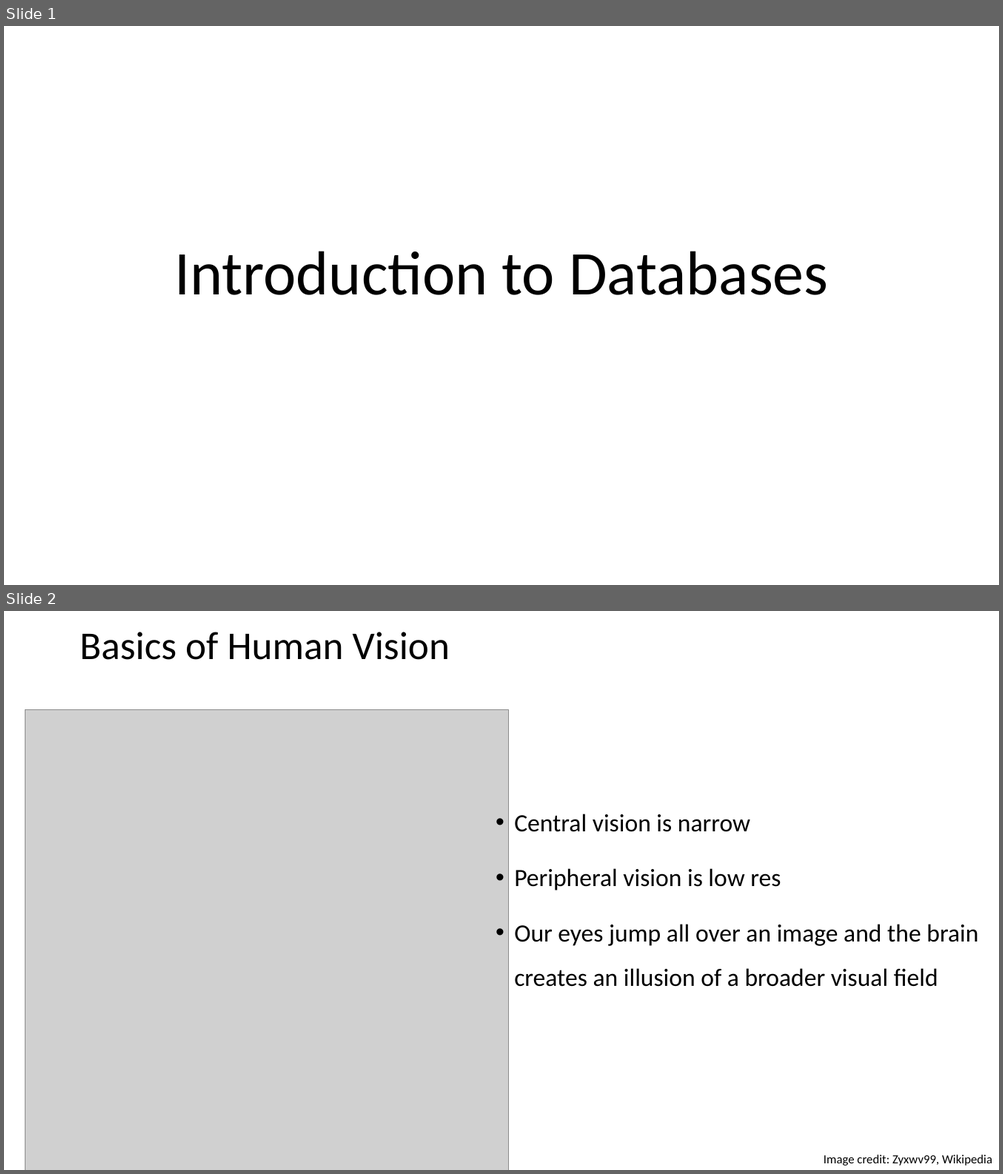
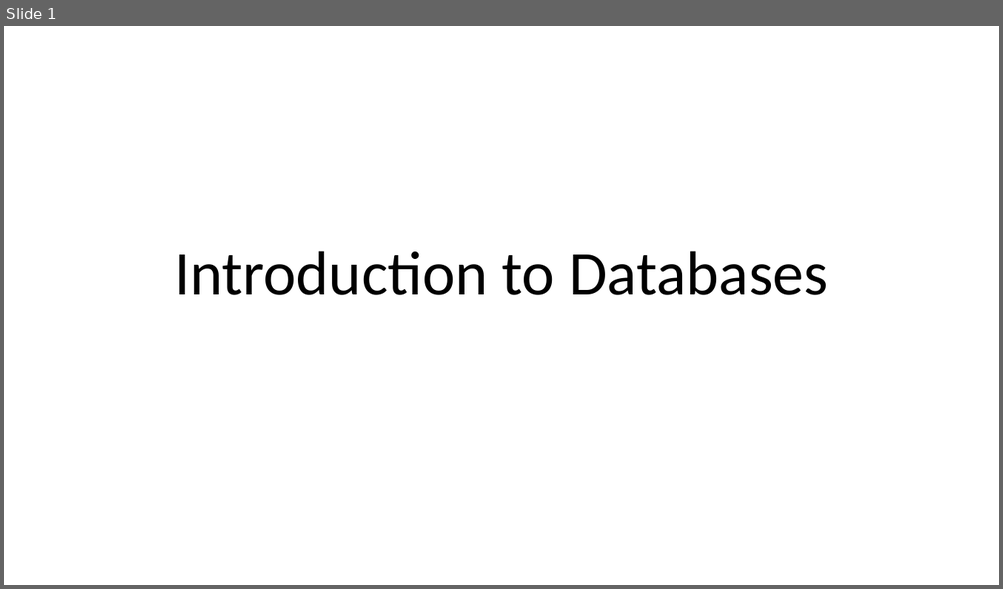
Before and after one commit to ipozdeev/it-skills-for-research, a slide deck: databases/databases_slides.pptx. Shown one above the other, each under a label of ours: slides 1 and 2 before the commit, slide 1 after it. The pictures are 1003x1174 and 1003x589 pixels, drawn with LibreOffice and Linux fonts; fonts in the diff are those of the drawing; grey boxes stand for pictures. Boxes give left, top, right and bottom in pixels: in the first picture for what was removed or moved away, otherwise in the second. Text is boxed around its words. In the diff, an @@ line names an element or a change of style, - is before the commit and + after.

```diff
--- a/databases/databases_slides.pptx
+++ b/databases/databases_slides.pptx
@@ slide 2 removed at (4,611,999,1170), background #FFFFFF @@
@@ title removed at (79,632,449,660) @@
-Basics of Human Vision
@@ picture removed at (25,710,509,1170) @@
@@ text removed at (514,814,978,987) @@
-• Central vision is narrow
-• Peripheral vision is low res
-• Our eyes jump all over an image and the brain creates an illusion of a broader visual field
@@ text removed at (823,1155,992,1166) @@
-Image credit: Zyxwv99, Wikipedia
```
Also in this commit, not shown: 4 slides added, 24 other slides removed, 2 other files.
